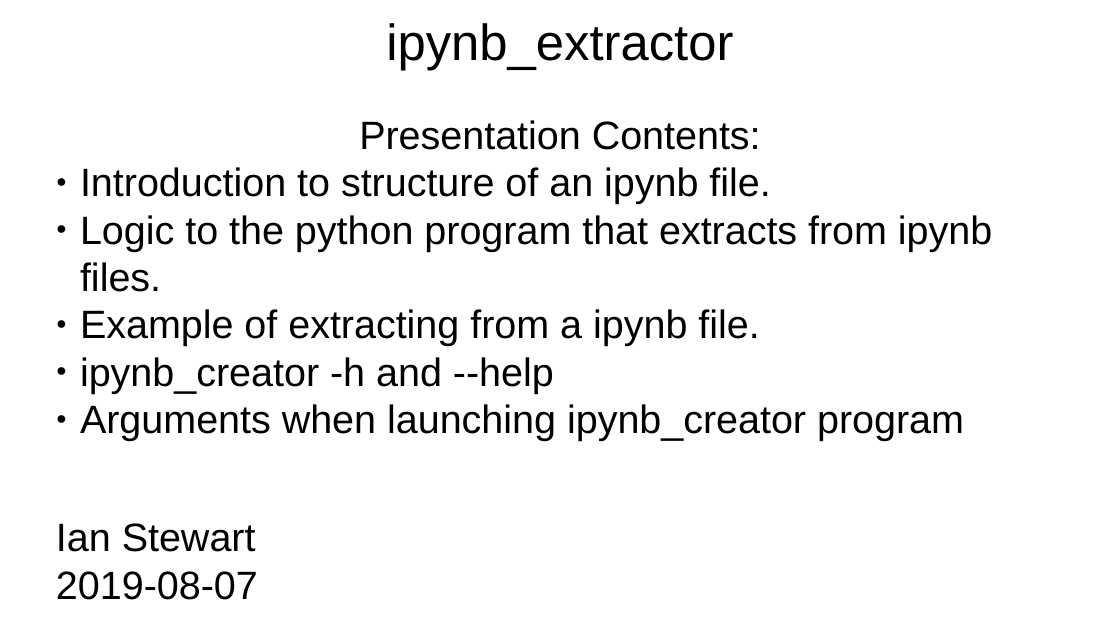
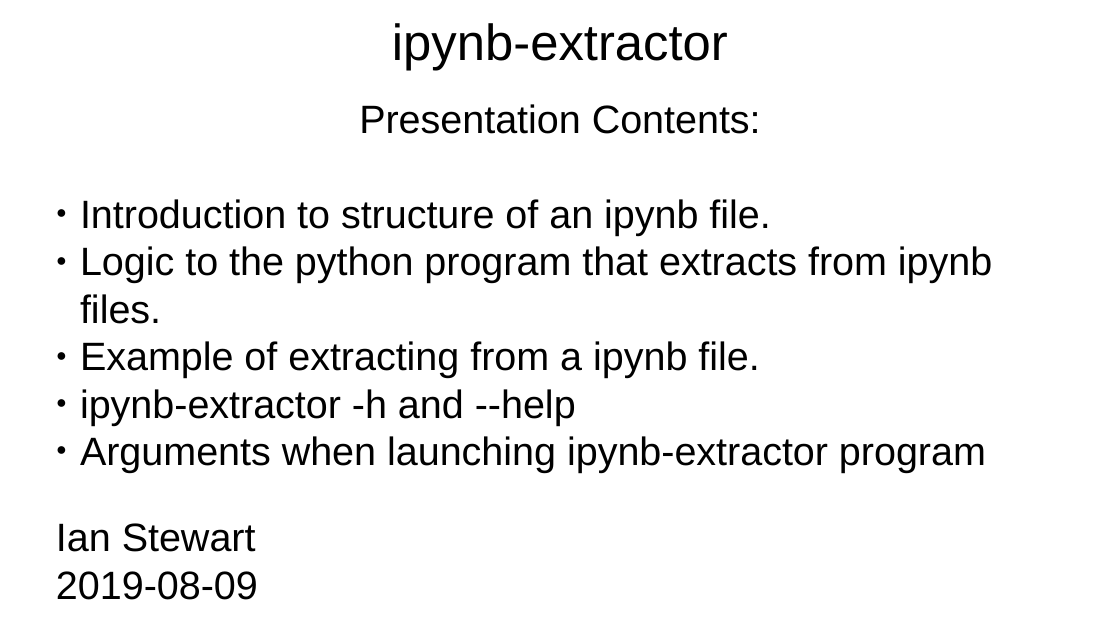
Before and after one commit to irsbugs/ipynb-extractor, a slide deck: slide 2 of ipynb_extractor_presentation.odp. Drawn at 1120x630 pixels with LibreOffice and Linux fonts; fonts in the diff are those of the drawing. Boxes give left, top, right and bottom in pixels: in the first picture for what was removed or moved away, otherwise in the second. Text is boxed around its words. In the diff, an @@ line names an element or a change of style, - is before the commit and + after.

Commit message:
update-extractor

```diff
--- a/ipynb_extractor_presentation.odp
+++ b/ipynb_extractor_presentation.odp
@@ title at box(392, 23, 728, 71): text changed @@
-ipynb_extractor
+ipynb-extractor
@@ subtitle "Presentation Contents:": place and size @@
-subtitle "Presentation Contents:" at box(80, 120, 992, 441)
+subtitle "Presentation Contents:" at box(80, 104, 992, 473)
@@ subtitle at box(80, 389, 986, 473): text changed @@
-● ipynb_creator -h and --help
-● Arguments when launching ipynb_creator program
+● ipynb-extractor -h and --help
+● Arguments when launching ipynb-extractor program
@@ text at box(56, 571, 258, 600): text changed @@
-2019-08-07
+2019-08-09
```
Also in this commit, not shown: 9 other slides changed.
